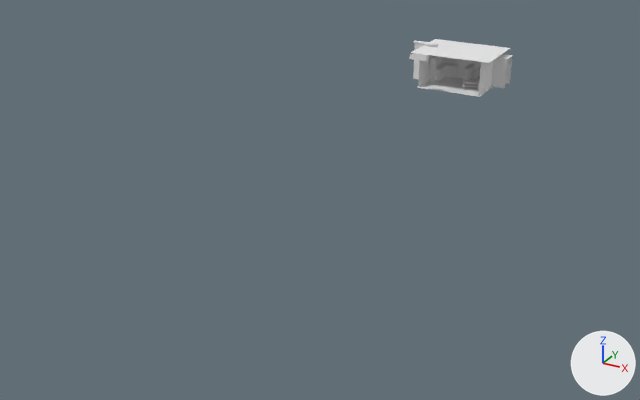
One commit to the FBX model Assets/Model/Couloir.fbx: the scene before it, then after it.
Camera for both pictures: a 50 mm lens placed at (23.5, -63.2, 20.1), pointed at (-0.3, -20.0, -1.5). The lights are fixed; the arrows at lower right show +X, +Y and +Z. The older version comes first. Where no turn or scale is listed for an object, it has been applied to the vertices.

The first picture shows 'Roof', 'Room' and 10 more.
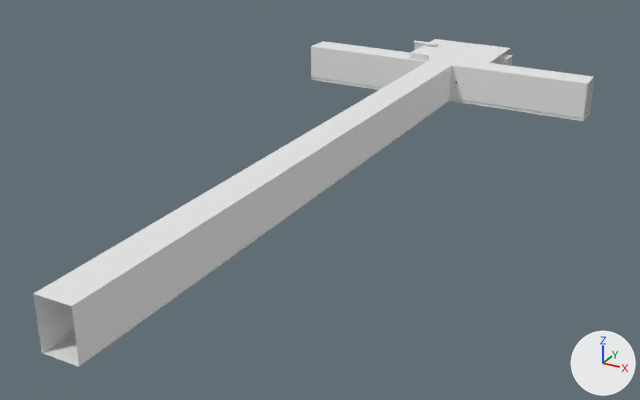
Where the newer file only moved an object's origin or applied its transform, the numbers keep the older frame.

Changed parts and their boxes [x1, y1, x2, y2] in the pictures (640 x 400 px):
'Corridor', added
    after: [33, 41, 594, 367]
    faces in mat_wall_white_plaster (white #e7e7e7): [33, 41, 594, 366]
    faces in mat_carpet_red (white #e7e7e7): [43, 79, 589, 367]
    faces in mat_carpet (white #e7e7e7): [48, 114, 588, 364]
'Room', unchanged, covered by the edit
    before: [417, 54, 512, 97]
    after: [490, 54, 512, 66]

Diff of the bpy script that builds the scene:
```diff
--- a/Assets/Model/Couloir.fbx.py
+++ b/Assets/Model/Couloir.fbx.py
@@ mat_carpet @@
+mat_carpet = principled_material('Carpet')
+mat_carpet.base_color = (0.8, 0.8, 0.8)  # white #e7e7e7
+mat_carpet.roughness = 1.0
@@ me_plane_003 @@
+me_plane_003.from_pydata(...)  # 456 vertices, 434 faces; spans x -11.0..11.0, y -42.0..0.0, z 0.0..2.8
+# faces by material slot: [35, 335, 64]
+me_plane_003.materials.append(mat_carpet)  # white #e7e7e7
+me_plane_003.materials.append(mat_wall_white_plaster)  # white #e7e7e7
+me_plane_003.materials.append(mat_carpet_red)  # white #e7e7e7
@@ ob_corridor @@
+ob_corridor = bpy.data.objects.new('Corridor', me_plane_003)
+ob_corridor.location = (0.0, 0.0, 0.0)
```
